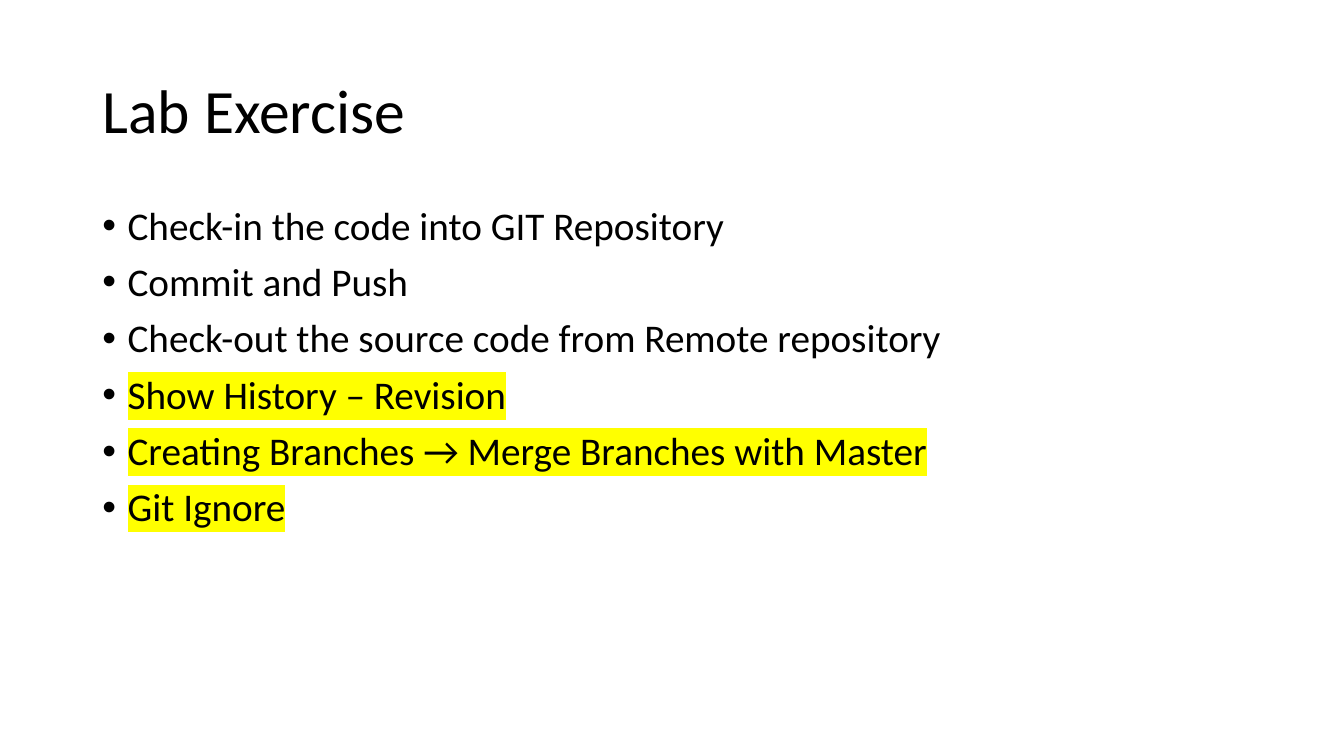
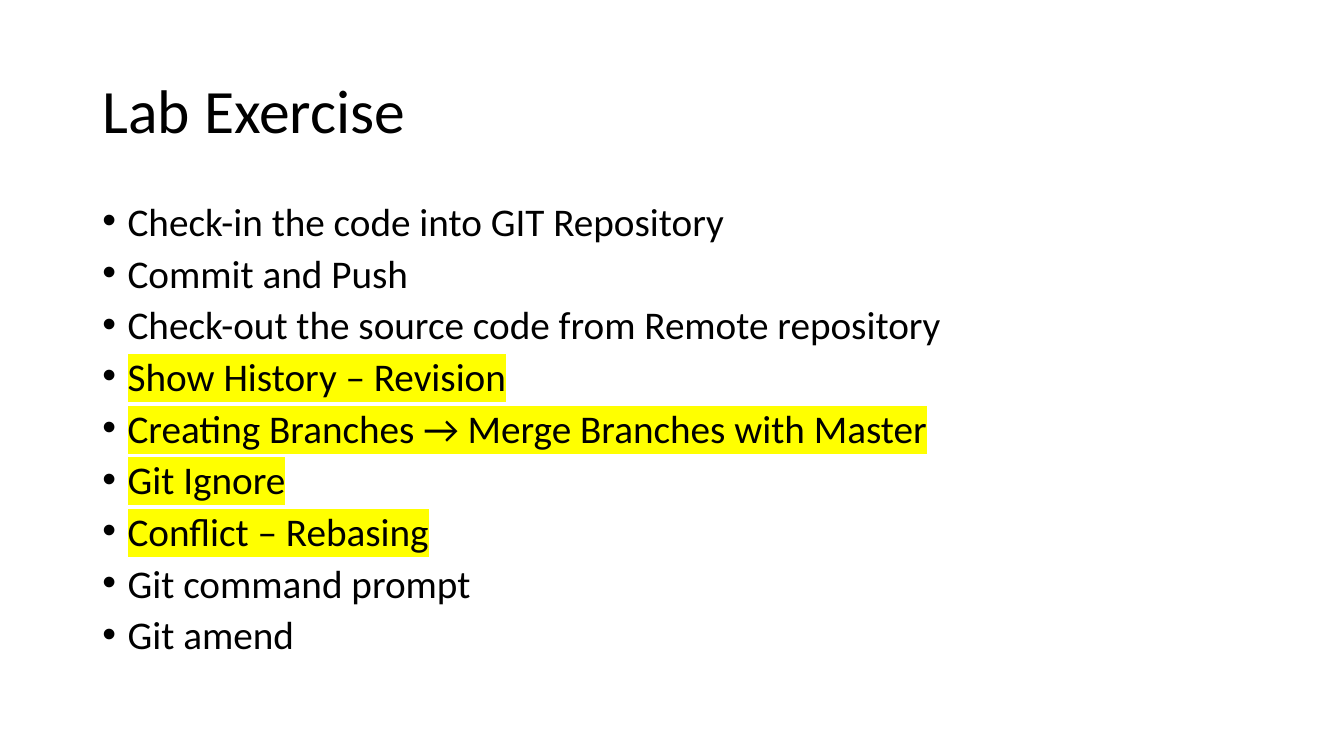
Before and after one commit to Souravpatel/A3_Training, a slide deck: slide 10 of A3 Training - Synchrony.pptx. Drawn at 1344x756 pixels with LibreOffice and Linux fonts; fonts in the diff are those of the drawing. Boxes give left, top, right and bottom in pixels: in the first picture for what was removed or moved away, otherwise in the second. Text is boxed around its words. In the diff, an @@ line names an element or a change of style, - is before the commit and + after.

```diff
--- a/A3 Training - Synchrony.pptx
+++ b/A3 Training - Synchrony.pptx
@@ text at (128, 208, 940, 501): line spacing 0.9 to 0.8 @@
@@ text at (128, 518, 470, 650): paragraphs added @@
+• Conflict – Rebasing
+• Git command prompt
+• Git amend
```
Also in this commit, not shown: 2 other slides changed, 12 slides added.
